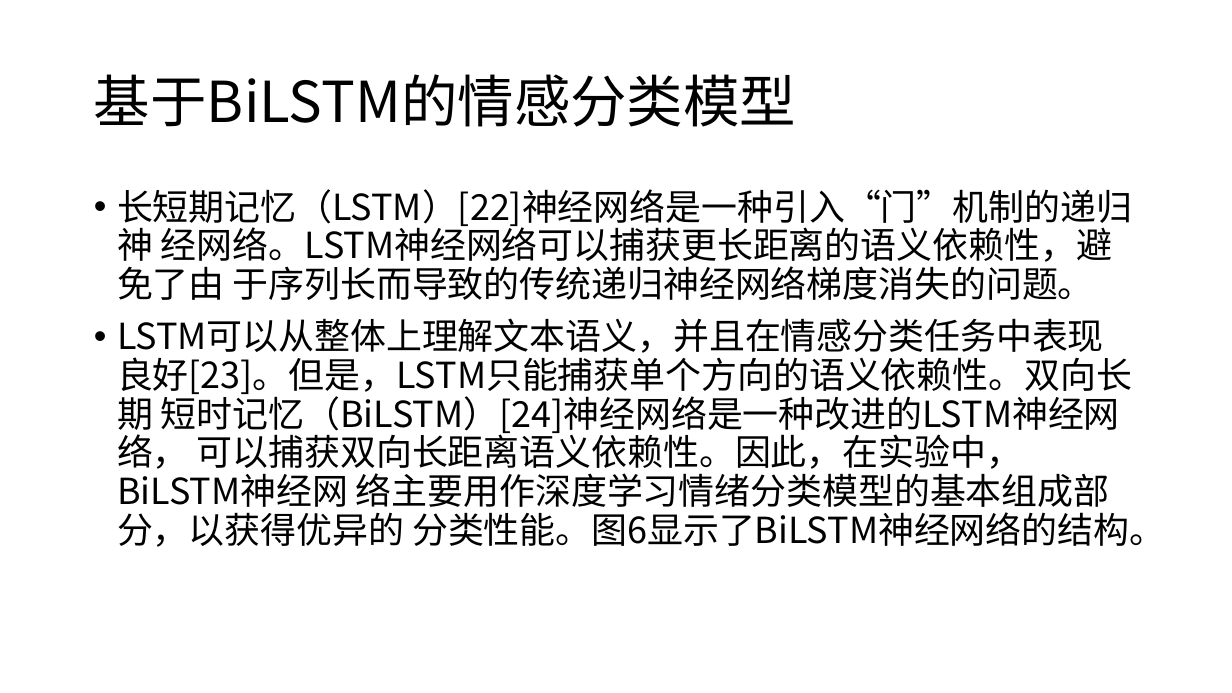
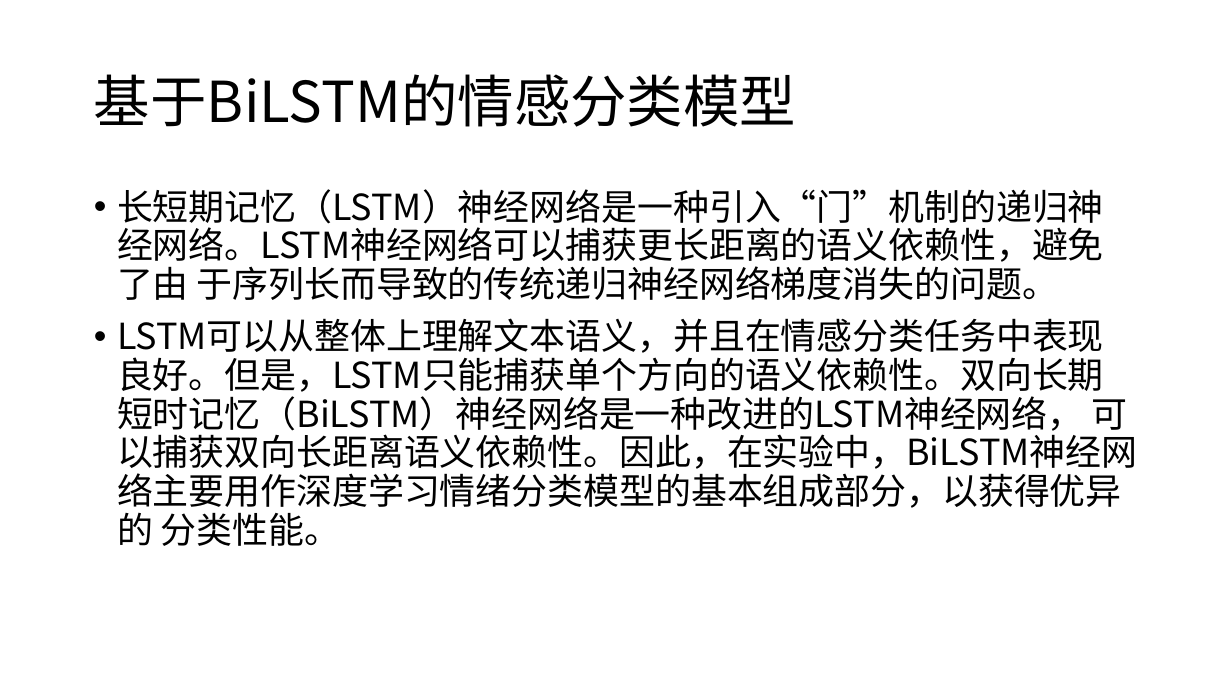
Before and after one commit to XinLin-cs/Dev_Note, a slide deck: slide 13 of COVID-19 Sentiment based on Weak Tagging Information/开题报告.pptx (slide 9 before the commit). Drawn at 1232x693 pixels with LibreOffice and Linux fonts; fonts in the diff are those of the drawing. Boxes give left, top, right and bottom in pixels: in the first picture for what was removed or moved away, otherwise in the second. Text is boxed around its words. In the diff, an @@ line names an element or a change of style, - is before the commit and + after.

```diff
--- a/COVID-19 Sentiment based on Weak Tagging Information/开题报告.pptx
+++ b/COVID-19 Sentiment based on Weak Tagging Information/开题报告.pptx
@@ text at bbox=[117, 189, 1137, 546]: text changed @@
-• 长短期记忆（LSTM）[22]神经网络是一种引入“门”机制的递归神 经网络。LSTM神经网络可以捕获更长距离的语义依赖性，避免了由 于序列长而导致的传统递归神经网络梯度消失的问题。
-• LSTM可以从整体上理解文本语义，并且在情感分类任务中表现 良好[23]。但是，LSTM只能捕获单个方向的语义依赖性。双向长期 短时记忆（BiLSTM）[24]神经网络是一种改进的LSTM神经网络， 可以捕获双向长距离语义依赖性。因此，在实验中，BiLSTM神经网 络主要用作深度学习情绪分类模型的基本组成部分，以获得优异的 分类性能。图6显示了BiLSTM神经网络的结构。
+• 长短期记忆（LSTM）神经网络是一种引入“门”机制的递归神经网络。LSTM神经网络可以捕获更长距离的语义依赖性，避免了由 于序列长而导致的传统递归神经网络梯度消失的问题。
+• LSTM可以从整体上理解文本语义，并且在情感分类任务中表现 良好。但是，LSTM只能捕获单个方向的语义依赖性。双向长期 短时记忆（BiLSTM）神经网络是一种改进的LSTM神经网络， 可以捕获双向长距离语义依赖性。因此，在实验中，BiLSTM神经网 络主要用作深度学习情绪分类模型的基本组成部分，以获得优异的 分类性能。
```
Also in this commit, not shown: 11 other slides changed, 10 slides added, 3 slides removed.
